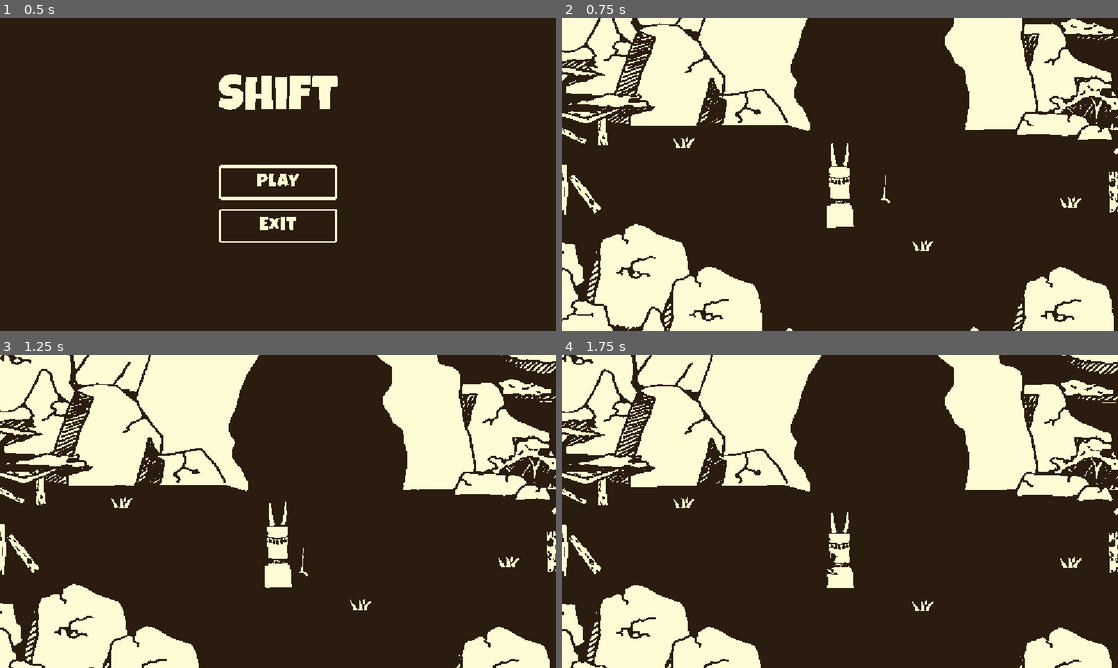
Above: before the commit, frames 1-4 (two rows, left to right).
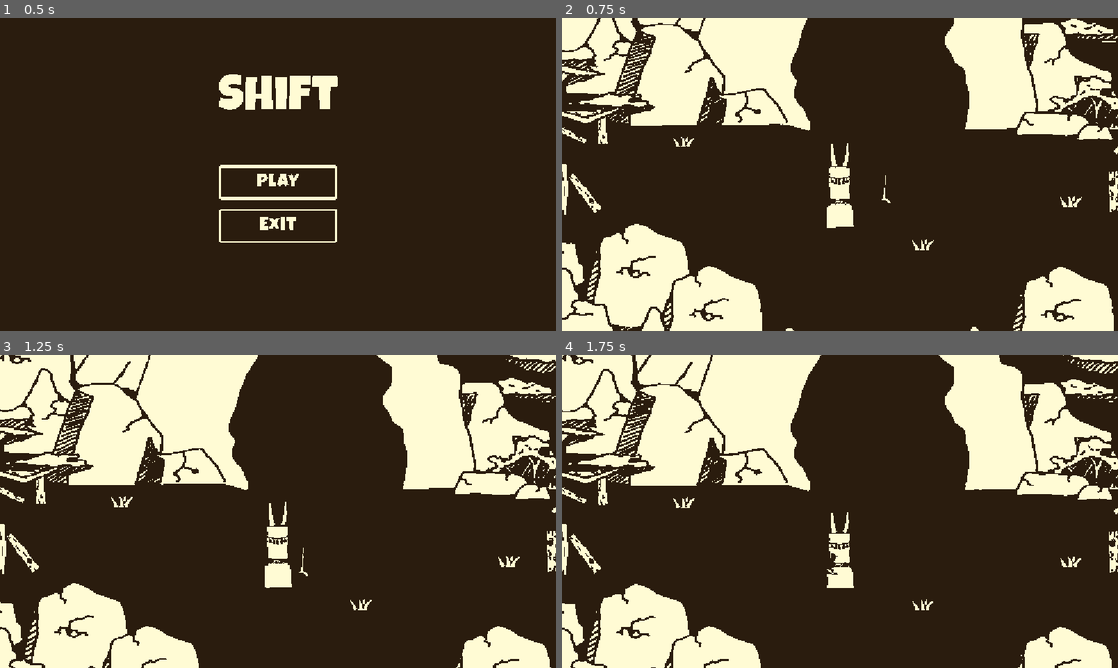
Above: after the commit, the same moments.

Repository: Szilhati-Daniel/HunJam2026-game
Game: Godot game, scene res://scenes/main_menu.tscn
Same seed, same stepped clock (60 frames per second), same inputs: the game is played once before the commit and once after it.
Inputs:
- Up to frame 1 (0.5 s): no input
- Up to frame 2 (0.75 s): click "Play" at 0.5 s
- Up to frame 3 (1.25 s): no input
- Up to frame 4 (1.75 s): tap Enter (ui_accept) at 1.25, 1.52 s; hold Right (ui_right) from 1.28 s (still down); hold Space from 1.28 s (still down)

Frame 1 is identical in both runs. In frame 2, 1.5% of the frame differs, in the area x 0-100%, y 0-100%; in frame 3, 2.0%; in frame 4, 2.0%.

Commit message:
Added scene loading with different data.

Diff:
--- a/project.godot
+++ b/project.godot
@@ -19,6 +19,7 @@
 [autoload]
 
 SceneLoader="*uid://c67okb4xpfumm"
+SceneDataManager="*uid://crrriglkep4bd"
 
 [display]
 
--- a/scenes/altar_scene.tscn
+++ b/scenes/altar_scene.tscn
@@ -1,6 +1,6 @@
 [gd_scene format=3 uid="uid://d38oiseso0r5s"]
 
-[ext_resource type="Script" uid="uid://bt7omhhaytxky" path="res://scripts/render_manager.gd" id="1_af0aq"]
+[ext_resource type="Script" uid="uid://bdcfhscv7dq3l" path="res://scripts/altar_scene.gd" id="1_xfrg3"]
 [ext_resource type="PackedScene" uid="uid://cvfk2js6u40yc" path="res://prefabs/camera.tscn" id="2_gje6g"]
 [ext_resource type="PackedScene" uid="uid://vwfn42666ns4" path="res://prefabs/scene_geometry.tscn" id="3_ru16j"]
 [ext_resource type="PackedScene" uid="uid://ciwtxush3fuib" path="res://prefabs/player.tscn" id="4_v35yo"]
@@ -35,7 +35,7 @@
 size = Vector3(1, 5.6625977, 6.6083984)
 
 [node name="altar_scene" type="Node3D" unique_id=399075566]
-script = ExtResource("1_af0aq")
+script = ExtResource("1_xfrg3")
 
 [node name="Camera" parent="." unique_id=1052899663 node_paths=PackedStringArray("player") instance=ExtResource("2_gje6g")]
 player = NodePath("../Player")
@@ -49,7 +49,7 @@
 transform = Transform3D(1, 0, 0, 0, 0.7071067, 0.7071067, 0, -0.7071067, 0.7071067, 0, 14.906595, 16.28323)
 
 [node name="Player" parent="." unique_id=752145659 instance=ExtResource("4_v35yo")]
-transform = Transform3D(1, 0, 0, 0, 1, 0, 0, 0, 1, 0, 0.031551123, 0)
+transform = Transform3D(1, 0, 0, 0, 1, 0, 0, 0, 1, 1, 0.031551123, 8)
 movement_speed = 10.0
 target_scenes = Dictionary[String, PackedScene]({
 "toLevel1": ExtResource("5_b42ur"),
--- /dev/null
+++ b/scripts/SceneDataManager.gd
@@ -0,0 +1,5 @@
+extends Node
+
+var has_candle: bool = false
+var has_rope: bool = false
+var has_paint: bool = false
--- /dev/null
+++ b/scripts/altar_scene.gd
@@ -0,0 +1,30 @@
+extends Node3D
+
+var player_position_from_scene: Dictionary[String, Vector3] = {
+	"default": Vector3(0, 0, 0),
+	"level1": Vector3(-7.75, 0, -2.4),
+	"level2": Vector3(1, 0, 8)
+}
+
+@export var load_from_level: String = "default"
+@export var has_candle: bool = false
+@export var has_rope: bool = false
+@export var has_paint: bool = false
+
+@onready var player = get_node("Player")
+
+func _ready():
+	var new_player_position = player_position_from_scene.get(load_from_level)
+	player.position = new_player_position
+
+# Called every frame. 'delta' is the elapsed time since the previous frame.
+func _process(delta: float) -> void:
+	process_node(self)
+
+func process_node(node: Node3D):
+	for sprite in node.get_children():
+		if (sprite is Sprite3D):
+			sprite.sorting_offset = sprite.global_position.z * 100.0
+			#sprite.alpha_cut = SpriteBase3D.ALPHA_CUT_OPAQUE_PREPASS
+		if (sprite is Node3D):
+			process_node(sprite)
--- a/scripts/player_controller.gd
+++ b/scripts/player_controller.gd
@@ -86,18 +86,12 @@
 	var scene_name = get_tree().current_scene.name
 
 	var trigger_name = area.get_parent_node_3d().name
-	SceneLoader.load_scene(scene_name, trigger_name)
-	return
+	var new_scene = SceneLoader.load_scene(scene_name, trigger_name)
 
-	print("trigger")
-	print(target_scenes)
-	var trigger = area.get_parent_node_3d()
-	print(trigger.name)
-	print(target_scenes.get(trigger.name))
-	print(target_scenes)
+	if scene_name != "altar_scene":
+		new_scene.load_from_level = scene_name
+		new_scene.has_candle = SceneDataManager.has_candle
+		new_scene.has_rope = SceneDataManager.has_rope
+		new_scene.has_paint = SceneDataManager.has_paint
 
-	if target_scenes.has(trigger.name):
-		print("found it")
-		var new_scene = target_scenes.get(trigger.name).instantiate()
-		print(new_scene)
-		await get_tree().change_scene_to_node(new_scene)
+	SceneLoader.change_scene(new_scene)
--- a/scripts/scene_loader.gd
+++ b/scripts/scene_loader.gd
@@ -20,7 +20,10 @@
 	"level2": target_scenes_level2
 }
 
-func load_scene(scene_name: String, trigger_name: String):
+func load_scene(scene_name: String, trigger_name: String) -> Node:
 	var target_dict = target_dictionaries.get(scene_name)
 	var new_scene = target_dict.get(trigger_name).instantiate()
+	return new_scene
+
+func change_scene(new_scene: Node):
 	await get_tree().change_scene_to_node(new_scene)
Not shown, added: scripts/SceneDataManager.gd.uid
Not shown, added: scripts/altar_scene.gd.uid
